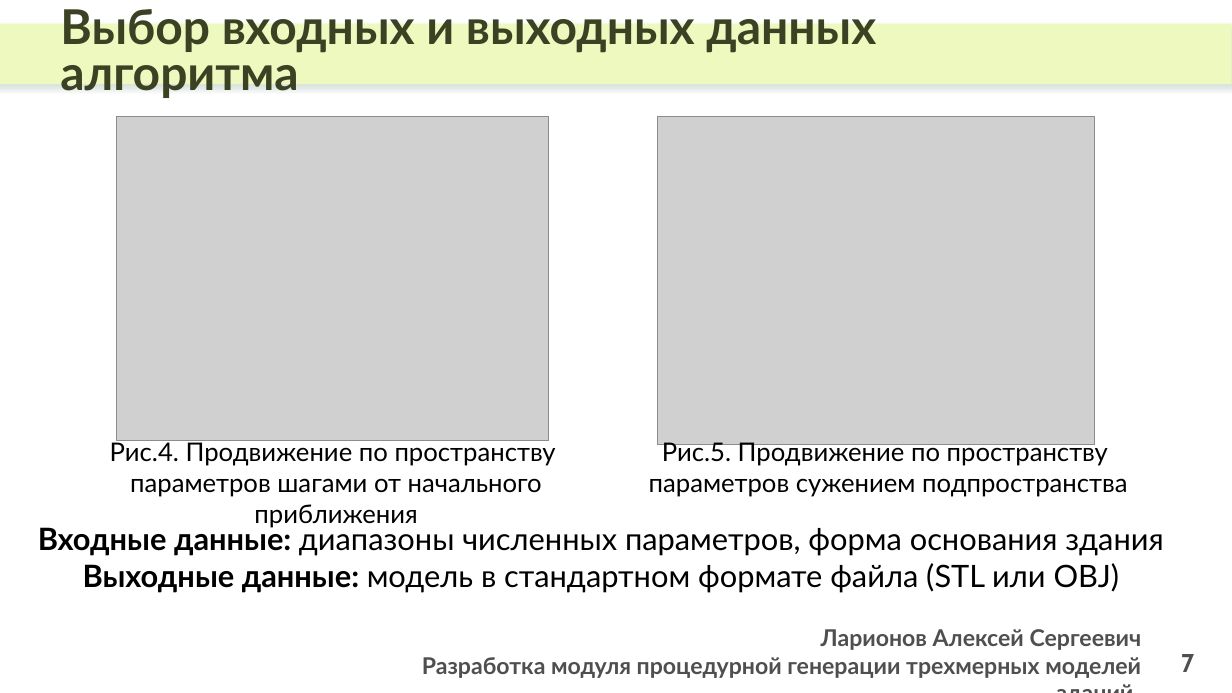
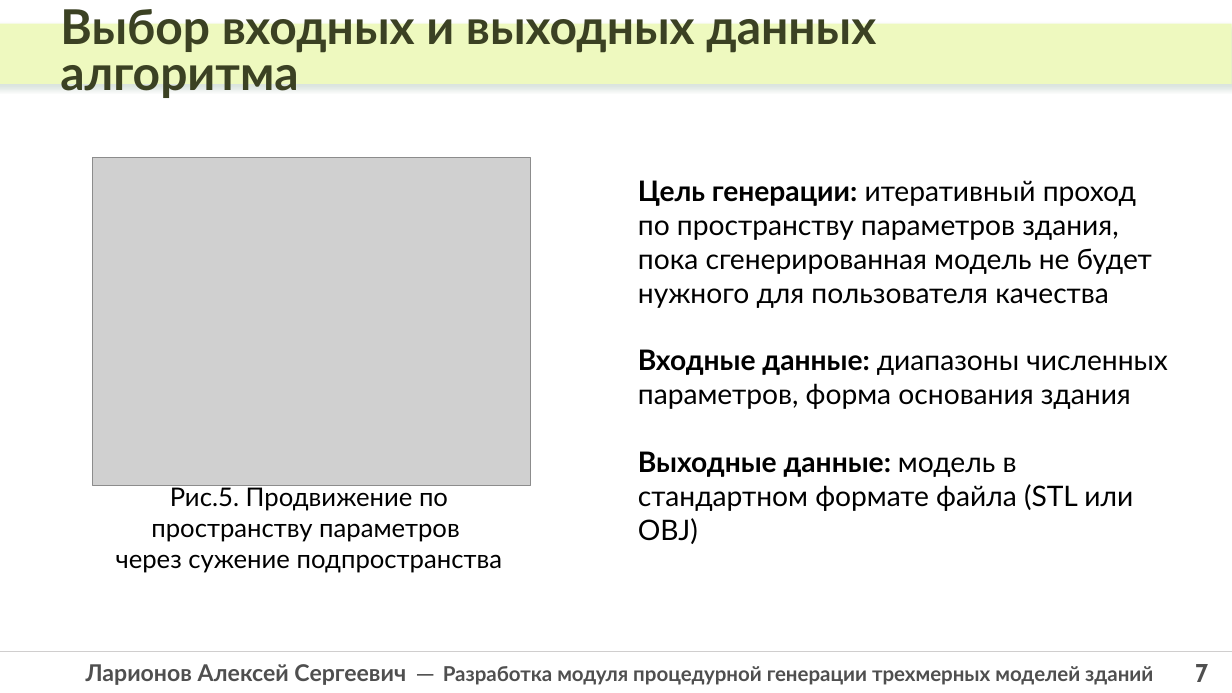
Before and after one commit to laralex/polytech-bachelor-thesis, a slide deck: slide 7 of defence/Ларионов_АС_ВКР_слайды.pptx. Drawn at 1232x693 pixels with LibreOffice and Linux fonts; fonts in the diff are those of the drawing; grey boxes stand for pictures. Boxes give left, top, right and bottom in pixels: in the first picture for what was removed or moved away, otherwise in the second. Text is boxed around its words. In the diff, an @@ line names an element or a change of style, - is before the commit and + after.

```diff
--- a/defence/Ларионов_АС_ВКР_слайды.pptx
+++ b/defence/Ларионов_АС_ВКР_слайды.pptx
@@ picture removed at box(116, 116, 549, 441) @@
@@ text "Цель генерации: итеративный проход по ...": place and size @@
-text "Цель генерации: итеративный проход по ..." at box(38, 523, 1163, 593)
+text "Цель генерации: итеративный проход по ..." at box(638, 180, 1168, 544)
@@ picture: place and size @@
-picture at box(657, 116, 1094, 445)
+picture at box(92, 157, 530, 485)
@@ text at box(638, 180, 1152, 308): paragraph added @@
+Цель генерации: итеративный проход по пространству параметров здания, пока сгенерированная модель не будет нужного для пользователя качества
@@ text at box(638, 349, 1168, 544): size 24 to 22 pt in "Входные данные: диапазоны численных параметров, форма основа ...", "Выходные данные: модель в стандартном формате файла ..."; alignment centre to left @@
@@ text removed at box(110, 440, 556, 497) @@
-Рис.4. Продвижение по пространству
-параметров шагами от начального приближения
@@ text at box(116, 484, 502, 573): text changed @@
-Рис.5. Продвижение по пространству
-параметров сужением подпространства
+Рис.5. Продвижение по пространству параметров
+через сужение подпространства
@@ line added from (0, 652) to (1232, 652), #D0CECE 1 pt @@
@@ page number: place and size @@
-page number at box(1181, 654, 1194, 672)
+page number at box(1195, 664, 1208, 682)
@@ page number at box(1195, 664, 1208, 682): alignment right to centre @@
@@ text at box(86, 664, 1153, 685): text changed; size 18 to 16 pt @@
-Ларионов Алексей Сергеевич
-Разработка модуля процедурной генерации трехмерных моделей зданий
+Ларионов Алексей Сергеевич ─ Разработка модуля процедурной генерации трехмерных моделей зданий
```
Also in this commit, not shown: 14 other slides changed, 1 slide added, 3 other files.
